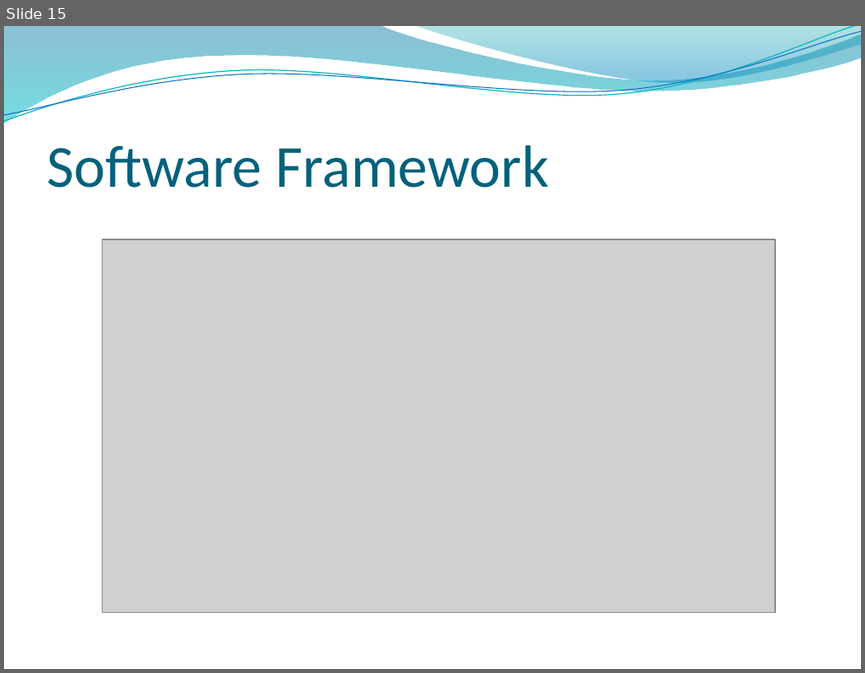
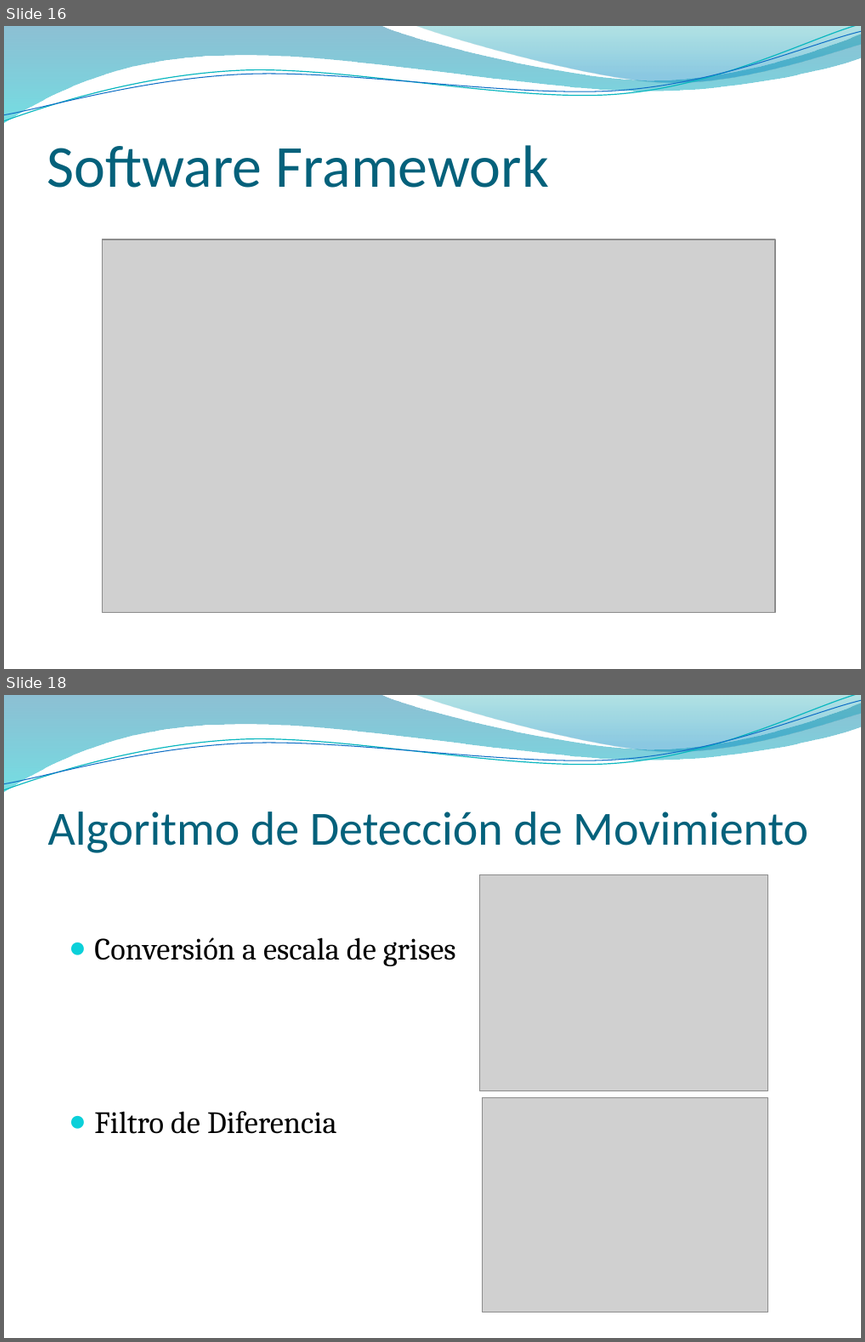
Before and after one commit to vinaygaba/pycuda-filters, a slide deck: out/presentacion/presentacionTAD.pptx. Shown one above the other, each under a label of ours: slide 15 before the commit, slides 16 and 18 after it; the slides between them are not shown. The pictures are 865x673 and 865x1342 pixels, drawn with LibreOffice and Linux fonts; fonts in the diff are those of the drawing; grey boxes stand for pictures; background and template pictures are left out. Boxes give left, top, right and bottom in pixels: in the first picture for what was removed or moved away, otherwise in the second. Text is boxed around its words. In the diff, an @@ line names an element or a change of style, - is before the commit and + after.

```diff
--- a/out/presentacion/presentacionTAD.pptx
+++ b/out/presentacion/presentacionTAD.pptx
@@ slide 18 added at box(4, 695, 861, 1338), background picture (left out); not listed: 4 template elements that a slide beside it also shows @@
@@ title added at box(48, 811, 808, 853), 40 pt, text #04617B @@
+Algoritmo de Detección de Movimiento
@@ picture added at box(479, 875, 767, 1091) @@
@@ text added at box(94, 937, 456, 1134), 26 pt, text #000000 @@
+● Conversión a escala de grises
+● Filtro de Diferencia
@@ picture added at box(482, 1097, 767, 1311) @@
@@ what was slide 15 is now slide 16 @@
```
Also in this commit, not shown: 3 slides changed, 6 other slides added.
